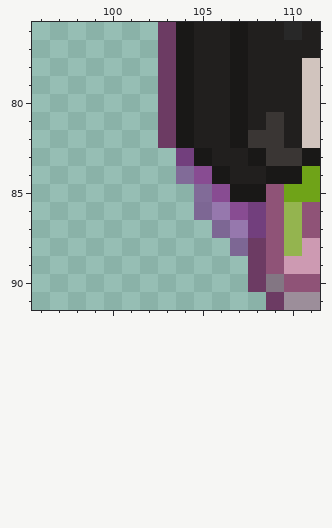
A pixel-art file gets an edit: Assets/_Project/Sprites/Player/girl-fantasy-walk.aseprite. Above, as it was before the edit.
128x128 pixels, 1 frame. Colours within 5 levels of each other are drawn and written as one. Shown: x 96..111, y 76..91. The commit also changed other parts of the picture, which this record leaves out.
The same view after the edit:
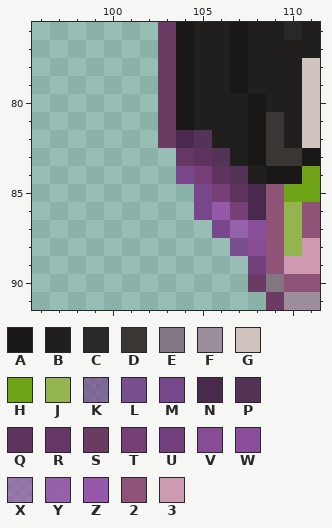
Palette (. is transparent): A #191817  B #211f1e  C #282828  D #3a3634  E #837683  F #9c8e9a  G #d1c4be  H #6fa318  J #94b44f  K #76428aab  L #76428ae3  M #76428af6  N #492a4d  P #543456  Q #5b335c  R #653666  S #6c3b63  T #763f76  U #723f7d  V #884c92  W #8a4d9b  X #9655aaab  Y #9655aae3  Z #9655aaf6  2 #8f5377  3 #cd9ab2
Difference:
Colour B becomes colour A in rows 80 to 81 at x 108.
Colour D becomes colour A in row 82 at x 108.
Colour A becomes colour B in rows 80 to 82 at x 107.
Colour K becomes colour L in row 88 at x 107.
Colour K becomes colour M in row 84 at x 104; in rows 85 to 86 at x 105; in row 87 at x 106.
Colour A becomes colour N in row 82 at x 104; in row 85 at x 108.
Colour U becomes colour N in row 86 at x 108.
Colour B becomes colour P in row 82 at x 105; in row 83 at x 106; in row 84 at x 107.
Colour A becomes colour Q in row 83 at x 105; in row 84 at x 106; in row 85 at x 107.
Colour U becomes colour R in row 83 at x 104.
Colour V becomes colour T in row 84 at x 105; in row 85 at x 106; in row 86 at x 107.
Colour S becomes colour U in row 89 at x 108.
Colour S becomes colour V in row 88 at x 108.
Colour U becomes colour W in row 87 at x 108.
Colour X becomes colour Y in row 87 at x 107.
Colour X becomes colour Z in row 86 at x 106.
Boxes around the changes in both pictures, in picture pixels (x1, y1, x2, y2):
changed: (176, 94, 266, 274)
